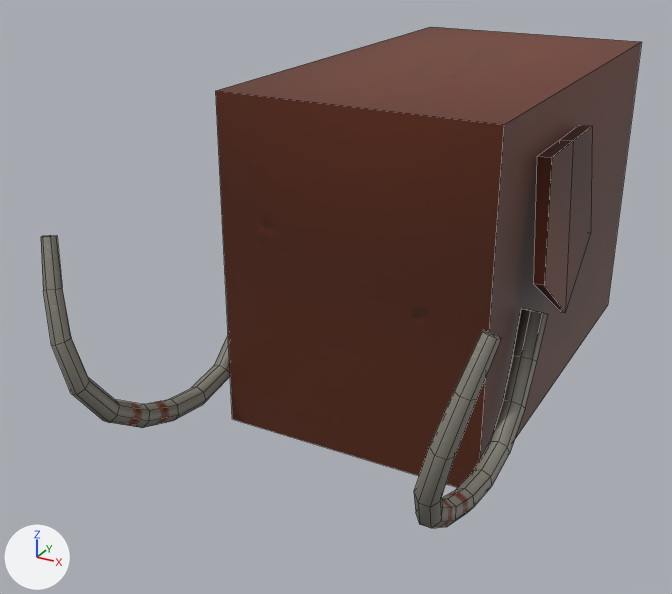
Two versions of the FBX model Assets/Model/Creatures/elephant.fbx, one commit apart.
Camera for both pictures: a 50 mm lens placed at (3.98, -10.1, 5.54), pointed at (-0.72, -1.55, 1.26). Arrows for +X, +Y and +Z are at lower left; the lights stay in place. Mesh edges are drawn as thin lines. Where no turn or scale is listed for an object, it has been applied to the vertices.

The scene before the commit, as lines of its bpy script (objects in view):
```python
me_mesh_003 = bpy.data.meshes.new('Mesh.003')
me_mesh_003.from_pydata(...)  # 86 vertices, 91 faces; spans x -216.0..-150.0, y 35.0..270.0, z 165.0..474.0
me_mesh_003.materials.append(mat_elephant_m)  # picture img_elephant_texture_uv2_png
me_mesh_004 = bpy.data.meshes.new('Mesh.004')
me_mesh_004.from_pydata(...)  # 12 vertices, 10 faces; spans x 1.52..1.76, y -1.87..-0.17, z 1.4..3.25
me_mesh_004.materials.append(mat_elephant_m)  # picture img_elephant_texture_uv2_png
me_mesh_005 = bpy.data.meshes.new('Mesh.005')
me_mesh_005.from_pydata(...)  # 86 vertices, 91 faces; spans x 150.0..216.0, y 35.0..270.0, z 165.0..474.0
me_mesh_005.materials.append(mat_elephant_m)  # picture img_elephant_texture_uv2_png
ob_polysurface3 = bpy.data.objects.new('polySurface3', me_mesh_003)
ob_polysurface3.parent = ob_pcube2
ob_polysurface3.location = (0.0, 0.0, 0.0)
ob_polysurface5 = bpy.data.objects.new('polySurface5', me_mesh_004)
ob_polysurface5.location = (0.0, 0.0, 0.0)
ob_polysurface6 = bpy.data.objects.new('polySurface6', me_mesh_005)
ob_polysurface6.parent = ob_pcube2
ob_polysurface6.location = (0.0, 0.0, 0.0)
# also in view: 'body' at (0.0, 0.0, 1.86)
```
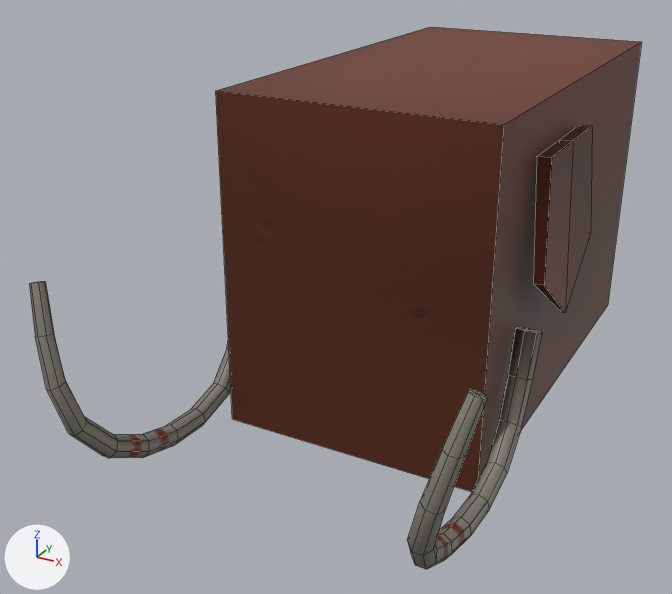
Where the newer file only moved an object's origin or applied its transform, the numbers keep the older frame.

Boxes (x1, y1, x2, y2) around the edits, measured in the pictures (672 x 594 px):
'polySurface6', turned
    before: (414, 309, 548, 528)
    after: (407, 327, 543, 569)
'polySurface3', turned
    before: (41, 235, 230, 428)
    after: (29, 282, 231, 458)

Patch to the scene script:
```diff
--- a/Assets/Model/Creatures/elephant.fbx.py
+++ b/Assets/Model/Creatures/elephant.fbx.py
@@ ob_polysurface3 @@
 ob_polysurface3.location = (0.0, 0.0, 0.0)
+ob_polysurface3.rotation_euler = (0.0831, 0.0, 0.0)  # degrees (4.8, 0, 0)
@@ ob_polysurface6 @@
 ob_polysurface6.location = (0.0, 0.0, 0.0)
+ob_polysurface6.rotation_euler = (0.0831, 0.0, 0.0)  # degrees (4.8, 0, 0)
```
